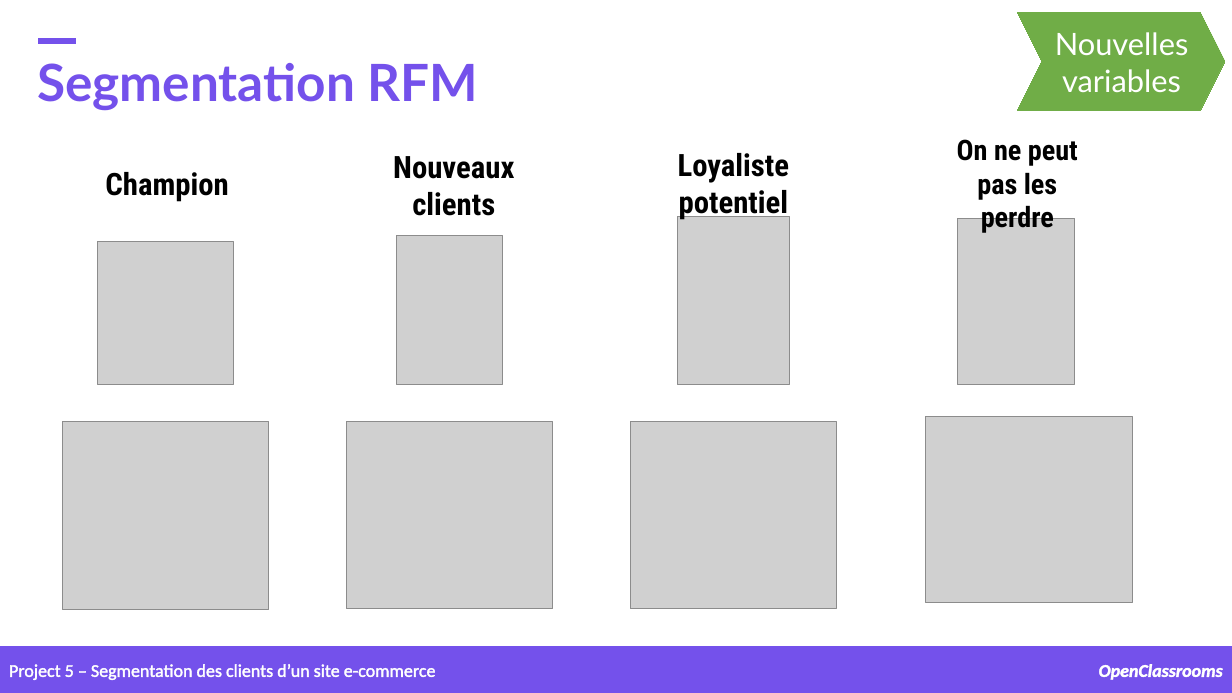
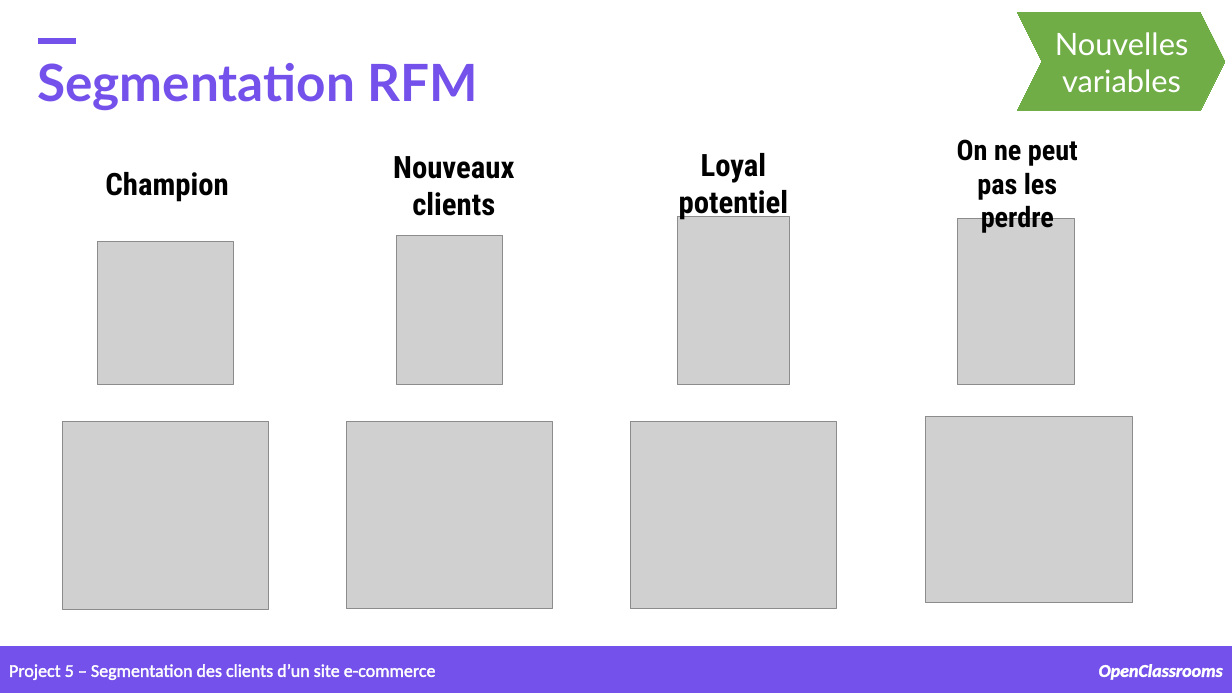
Before and after one commit to samirhinojosa/OC-P5-segment-customers-of-website, a slide deck: slide 21 of supports/P5_presentation v2.pptx. Drawn at 1232x693 pixels with LibreOffice and Linux fonts; fonts in the diff are those of the drawing; grey boxes stand for pictures. Boxes give left, top, right and bottom in pixels: in the first picture for what was removed or moved away, otherwise in the second. Text is boxed around its words. In the diff, an @@ line names an element or a change of style, - is before the commit and + after.

```diff
--- a/supports/P5_presentation v2.pptx
+++ b/supports/P5_presentation v2.pptx
@@ text at <box>679,153,789,220</box>: text changed @@
-Loyaliste potentiel
+Loyal potentiel
```
Also in this commit, not shown: 24 other slides changed, 1 slide added, 3 other files.
